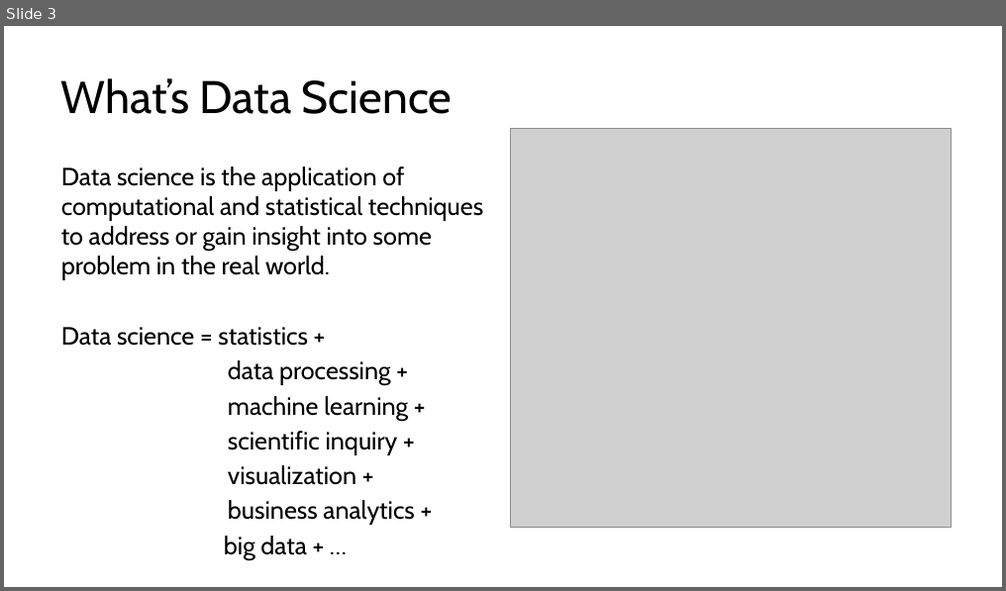
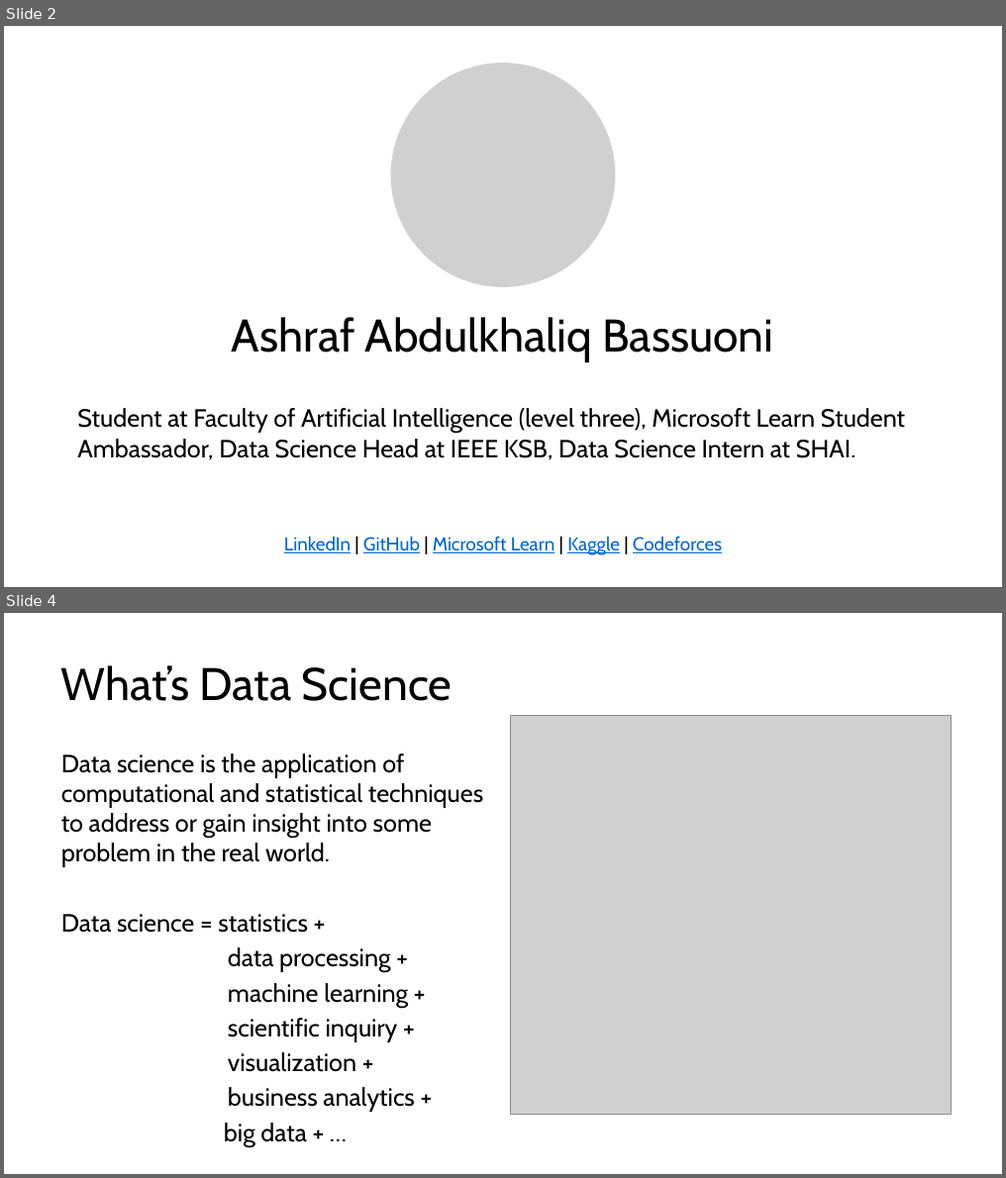
Before and after one commit to kershrita/Data-Science-Roadmap, a slide deck: slides/Session 01 - Introduction to Data Science.pptx. Shown one above the other, each under a label of ours: slide 3 before the commit, slides 2 and 4 after it; the slides between them are not shown. The pictures are 1006x591 and 1006x1178 pixels, drawn with LibreOffice and Linux fonts; fonts in the diff are those of the drawing; grey boxes stand for pictures. Boxes give left, top, right and bottom in pixels: in the first picture for what was removed or moved away, otherwise in the second. Text is boxed around its words. In the diff, an @@ line names an element or a change of style, - is before the commit and + after.

```diff
--- a/slides/Session 01 - Introduction to Data Science.pptx
+++ b/slides/Session 01 - Introduction to Data Science.pptx
@@ slide 2 added at bbox=[4, 26, 1002, 587], background #FFFFFF @@
@@ picture added at bbox=[391, 63, 616, 287] @@
@@ title added at bbox=[232, 317, 773, 363], 44 pt, text #000000 @@
+Ashraf Abdulkhaliq Bassuoni
@@ text added at bbox=[77, 408, 905, 461], 24 pt, text #000000 @@
+Student at Faculty of Artificial Intelligence (level three), Microsoft Learn Student Ambassador, Data Science Head at IEEE KSB, Data Science Intern at SHAI.
@@ text added at bbox=[284, 536, 722, 556], 18 pt, text #0066CC, underline @@
+LinkedIn | GitHub | Microsoft Learn | Kaggle | Codeforces
@@ what was slide 3 is now slide 4 @@
```
Also in this commit, not shown: 2 slides changed, 1 other slide added.
